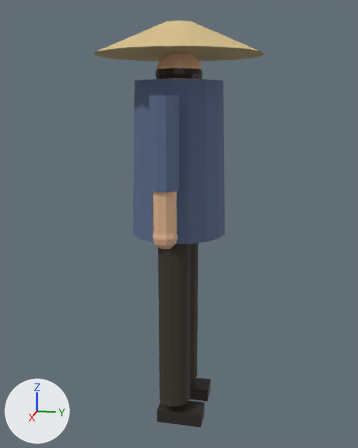
A saved change to the glTF model public/assets/npc_ong_do.glb.
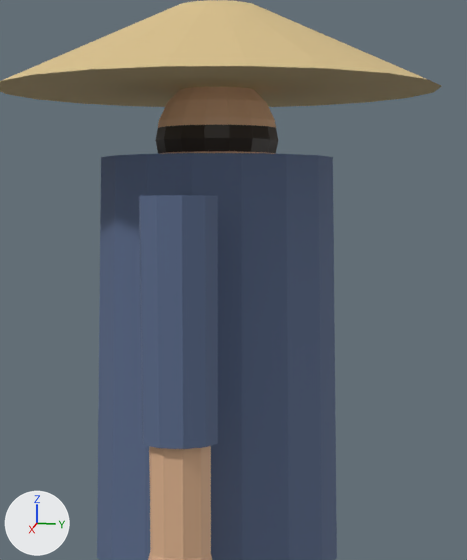
There are two pictures of each version: one whole from a 50 mm lens placed at (2.053, 0.411, 1.397), pointed at (-0.008, -0.001, 0.882), one close up on the part from 27% to 77% of the width and 5% to 52% of the height. The axes (+X, +Y, +Z) are drawn at lower left. The lights are the same throughout. The first two pictures are the older version.

The first close-up shows 'NPC_OngDo_Forearm', 'NPC_OngDo_Hair', 'NPC_OngDo_Hat', 'NPC_OngDo_Head', 'NPC_OngDo_Sleeve', 'NPC_OngDo_Tunic' and 1 more.
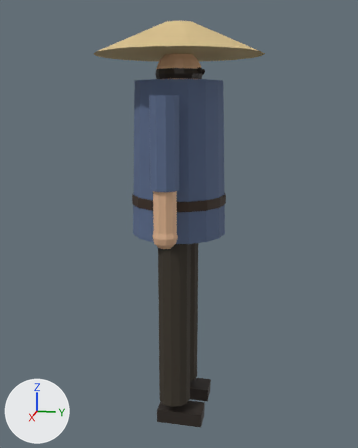
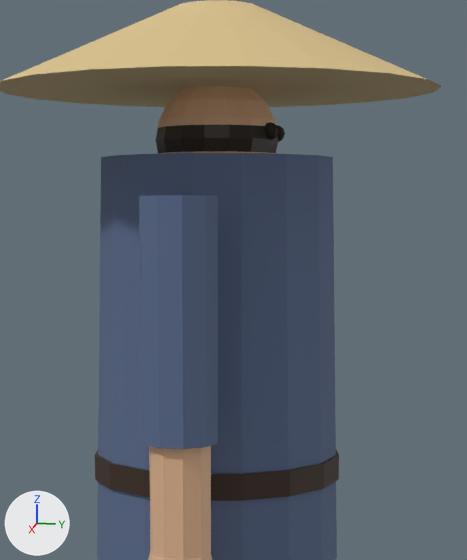
Location of each change, [x1, y1, x2, y2] in pixels of the close-ups (467 x 560 px):
'NPC_OngDo_Belt', added
    after: [95, 450, 339, 501]
'NPC_OngDo_Eyes', added
    after: [265, 122, 285, 142]

What the commit changed:
Material 'MAT_Ink_A' (mat_mat_ink_a) is new.
Its base color is (0.0273, 0.0194, 0.0144) (black #2e2620).
Its roughness is 0.9.
Material 'MAT_Belt_A' (mat_mat_belt_a) is new.
Its base color is (0.0423, 0.0232, 0.013) (brown #3a2a1e).
Its roughness is 0.7.
Mesh me_npc_ongdo_eyes is new.
It is an icosphere of 80 faces spanning x -0.045..-0.019, y 0.075..0.101, z 1.504..1.53; an icosphere of 80 faces spanning x 0.019..0.045, y 0.075..0.101, z 1.504..1.53.
It uses material mat_mat_ink_a (black #2e2620).
Mesh me_npc_ongdo_belt is new.
It is a 16-sided cylinder along z spanning x -0.2..0.2, y -0.2..0.2, z 0.98..1.02.
It uses material mat_mat_belt_a (brown #3a2a1e).
Object 'NPC_OngDo_Eyes' (ob_npc_ongdo_eyes) is new; it shows me_npc_ongdo_eyes.
Its location is (0.0, 0.0, 0.0).
Object 'NPC_OngDo_Belt' (ob_npc_ongdo_belt) is new; it shows me_npc_ongdo_belt.
Its location is (0.0, 0.0, 0.0).
